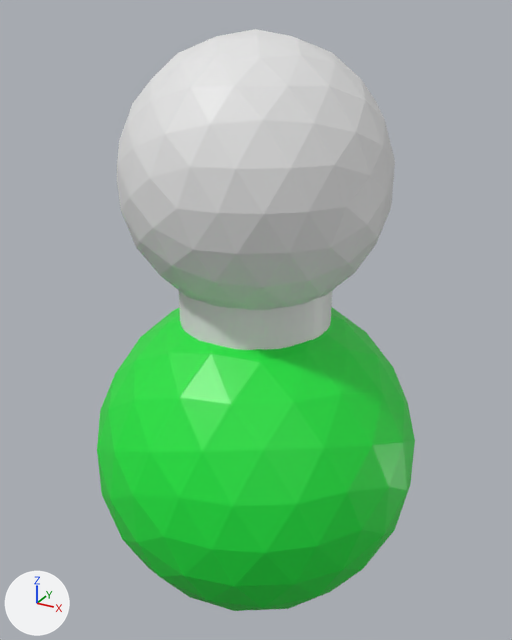
Before and after pictures for a commit that changed the glTF model assets/molecule/HF/HF.gltf.
Rendered twice from a camera (50 mm lens) standing at (0.0977, -0.147, 0.221) and looking at (0.0116, 0.0094, 0.1428). Lighting does not change. The marker at lower left points along +X, +Y and +Z. Where no turn or scale is listed for an object, it has been applied to the vertices.

Script lines for the objects in view, before the commit:
```python
me_shape_indexedfaceset_246 = bpy.data.meshes.new('Shape_IndexedFaceSet.246')
me_shape_indexedfaceset_246.from_pydata(...)  # an icosphere of 320 faces spanning x -0.0457..0.0457, y -0.0457..0.0457, z -0.0457..0.0457
me_shape_indexedfaceset_246.materials.append(mat_material_016)  # green #1ce740
me_shape_indexedfaceset_247 = bpy.data.meshes.new('Shape_IndexedFaceSet.247')
me_shape_indexedfaceset_247.from_pydata(...)  # an icosphere of 320 faces spanning x -0.0342..0.0342, y -0.0342..0.0342, z -0.0342..0.0342
me_shape_indexedfaceset_250 = bpy.data.meshes.new('Shape_IndexedFaceSet.250')
me_shape_indexedfaceset_250.from_pydata(...)  # a 36-sided cylinder along z spanning x -0.0203..0.0203, y -0.0203..0.0203, z -0.0196..0.0196
ob_shape_indexedfaceset = bpy.data.objects.new('Shape_IndexedFaceSet', me_shape_indexedfaceset_246)
ob_shape_indexedfaceset.location = (0.0126, 0.0074, 0.1043)
ob_shape_indexedfaceset_001 = bpy.data.objects.new('Shape_IndexedFaceSet.001', me_shape_indexedfaceset_247)
ob_shape_indexedfaceset_001.location = (0.0126, 0.0074, 0.1824)
ob_shape_indexedfaceset_004 = bpy.data.objects.new('Shape_IndexedFaceSet.004', me_shape_indexedfaceset_250)
ob_shape_indexedfaceset_004.location = (0.0126, 0.0074, 0.1629)
```
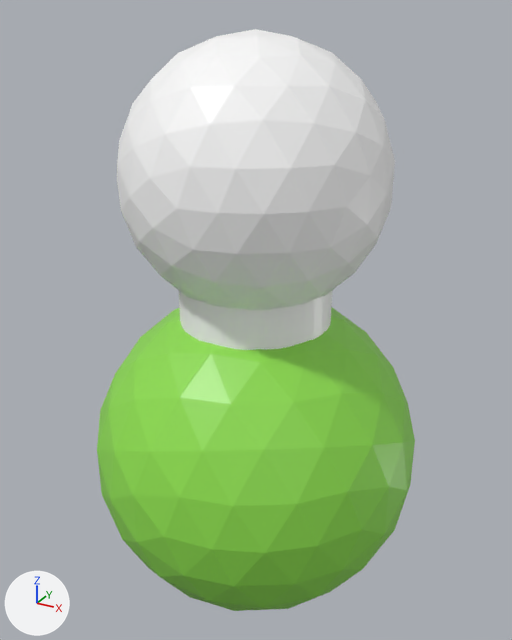
The newer file is also rescaled (x1.114), turned or shifted as a whole; pictures and numbers use the older file's frame.

Where the change shows, as pixel boxes [x1, y1, x2, y2] in the pictures (512 x 640 px):
```json
{"object": "Shape_IndexedFaceSet", "change": "recoloured", "before": [97, 307, 415, 611], "after": [97, 307, 415, 611]}
{"object": "Shape_IndexedFaceSet.001", "change": "recoloured", "before": [117, 29, 395, 310], "after": [117, 29, 395, 310]}
{"object": "Shape_IndexedFaceSet.004", "change": "recoloured", "before": [179, 291, 332, 350], "after": [179, 291, 332, 350]}
```

The change, as JSON lines over the scene's bpy script:
```json
{"op": "add", "block": "mat_material", "code": ["mat_material = principled_material('Material')", "mat_material.base_color = (1.0, 1.0, 1.0)  # white #ffffff", "mat_material.roughness = 0.4"]}
{"op": "add", "block": "mat_material_007", "code": ["mat_material_007 = principled_material('Material.007')", "mat_material_007.base_color = (0.279, 0.745, 0.0802)  # green #90e050", "mat_material_007.roughness = 0.4"]}
{"block": "me_shape_indexedfaceset_246", "where": "me_shape_indexedfaceset_246.from_pydata(...)  # 162 vertices, 320 faces; spans x -0.0457..0.0457, y -0.0457..0.0457, z -0.0457..0.0457"}
{"op": "remove", "block": "me_shape_indexedfaceset_246", "code": "me_shape_indexedfaceset_246.materials.append(mat_material_016)  # green #1ce740"}
{"op": "add", "block": "me_shape_indexedfaceset_246", "code": "me_shape_indexedfaceset_246.materials.append(mat_material_007)  # green #90e050"}
{"block": "me_shape_indexedfaceset_247", "where": "me_shape_indexedfaceset_247.from_pydata(...)  # 162 vertices, 320 faces; spans x -0.0342..0.0342, y -0.0342..0.0342, z -0.0342..0.0342"}
{"op": "add", "block": "me_shape_indexedfaceset_247", "code": "me_shape_indexedfaceset_247.materials.append(mat_material)  # white #ffffff"}
{"block": "me_shape_indexedfaceset_250", "where": "me_shape_indexedfaceset_250.from_pydata(...)  # 74 vertices, 144 faces; spans x -0.0203..0.0203, y -0.0203..0.0203, z -0.0196..0.0196"}
{"op": "add", "block": "me_shape_indexedfaceset_250", "code": "me_shape_indexedfaceset_250.materials.append(mat_material)  # white #ffffff"}
```
